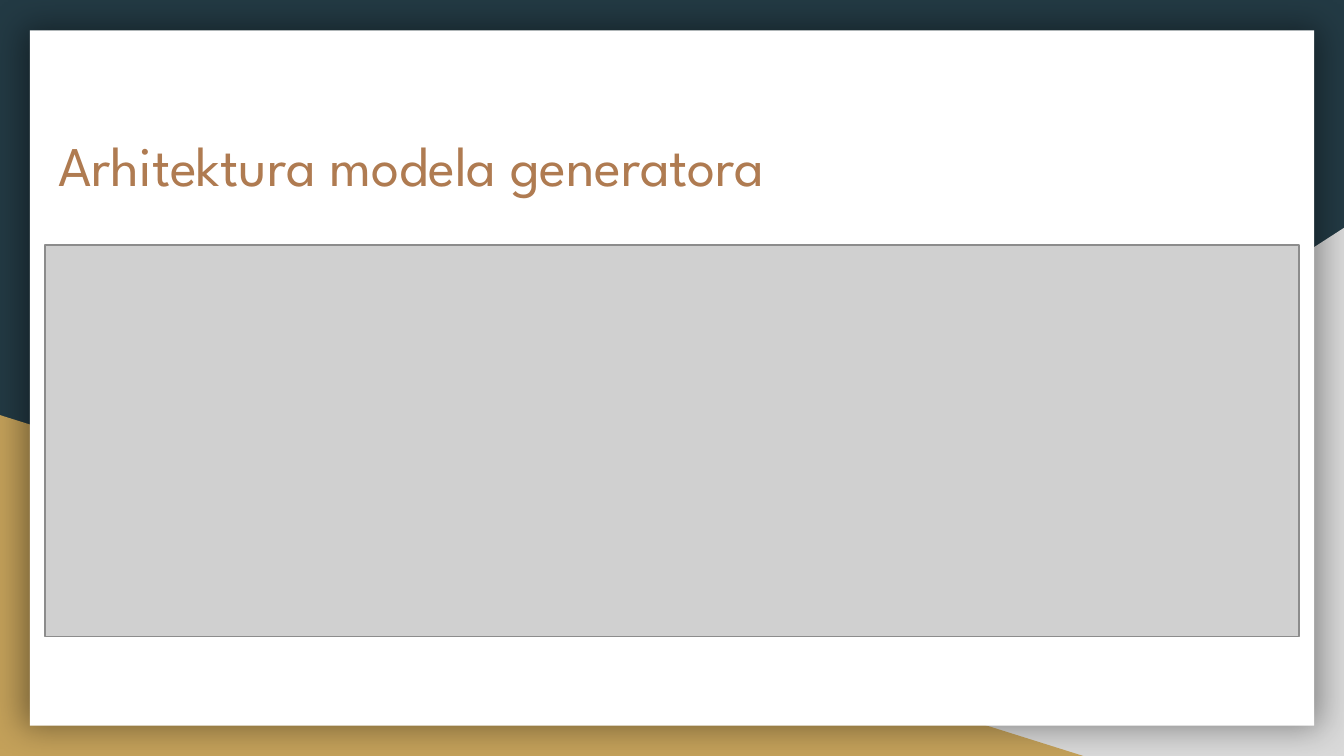
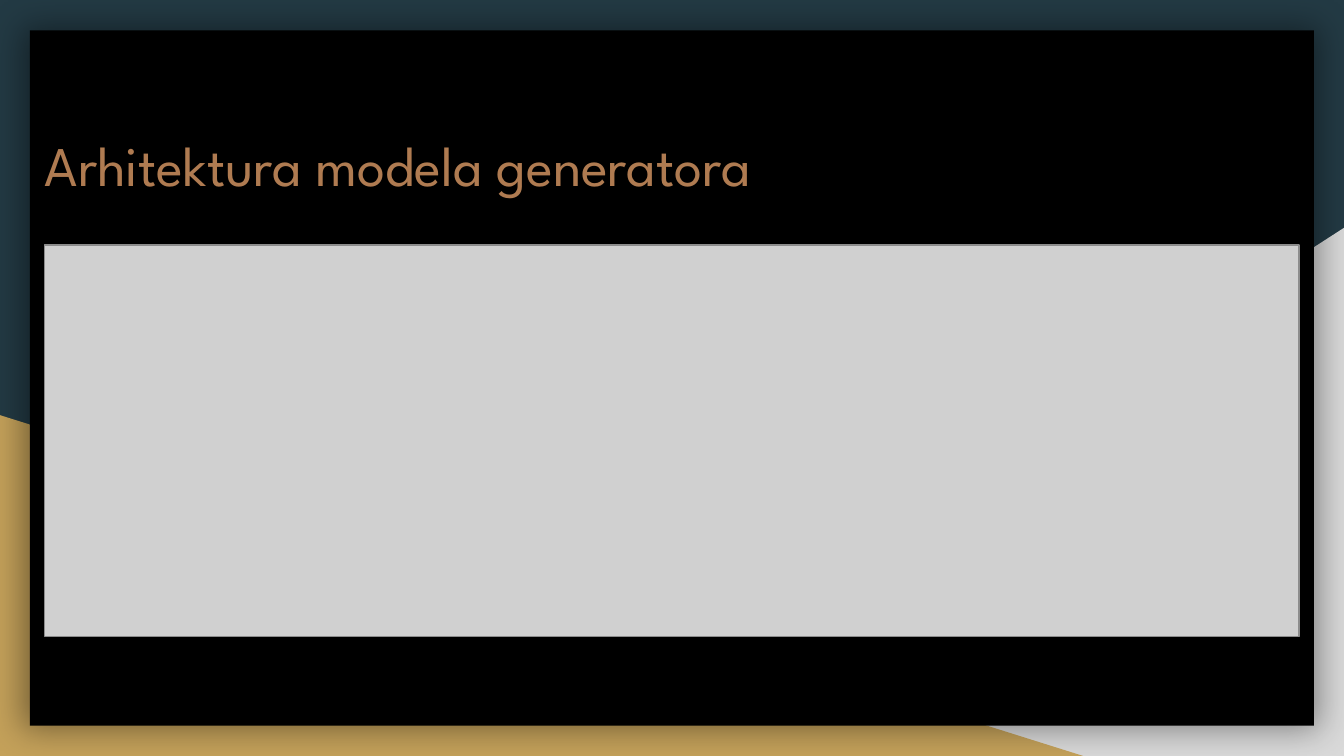
Before and after one commit to Subrutina/CDCGAN, a slide deck: slide 6 of Conditional_image_generation.pptx. Drawn at 1344x756 pixels with LibreOffice and Linux fonts; fonts in the diff are those of the drawing; grey boxes stand for pictures. Boxes give left, top, right and bottom in pixels: in the first picture for what was removed or moved away, otherwise in the second. Text is boxed around its words. In the diff, an @@ line names an element or a change of style, - is before the commit and + after.

Commit message:
Presentation updated

```diff
--- a/Conditional_image_generation.pptx
+++ b/Conditional_image_generation.pptx
@@ rectangle at bbox=[30, 31, 1314, 726]: fill #FFFFFF to #000000 @@
@@ title "Arhitektura modela generatora": place and size @@
-title "Arhitektura modela generatora" at bbox=[58, 147, 764, 199]
+title "Arhitektura modela generatora" at bbox=[45, 147, 751, 199]
```
Also in this commit, not shown: 9 other slides changed, 1 slide added, 1 slide removed.
